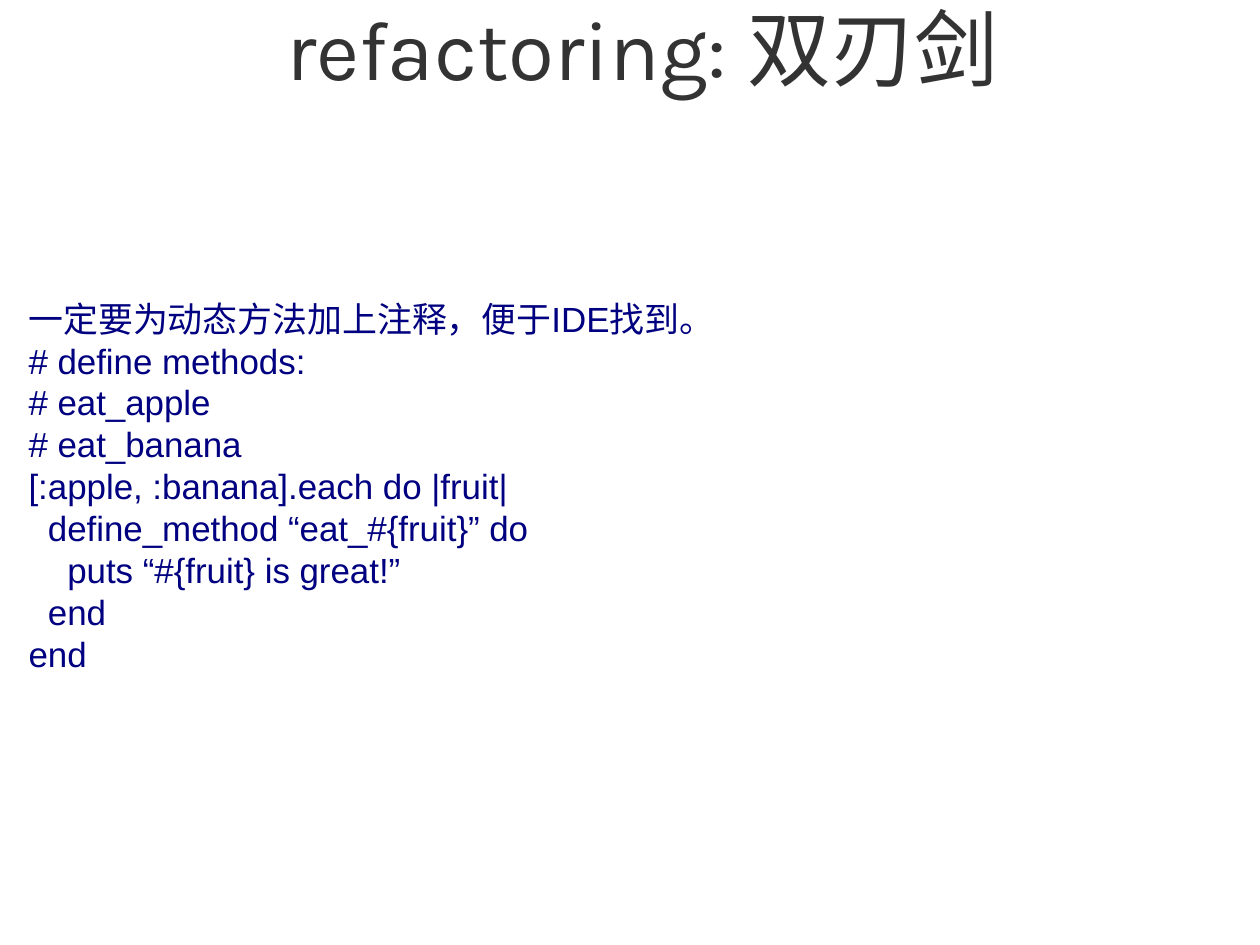
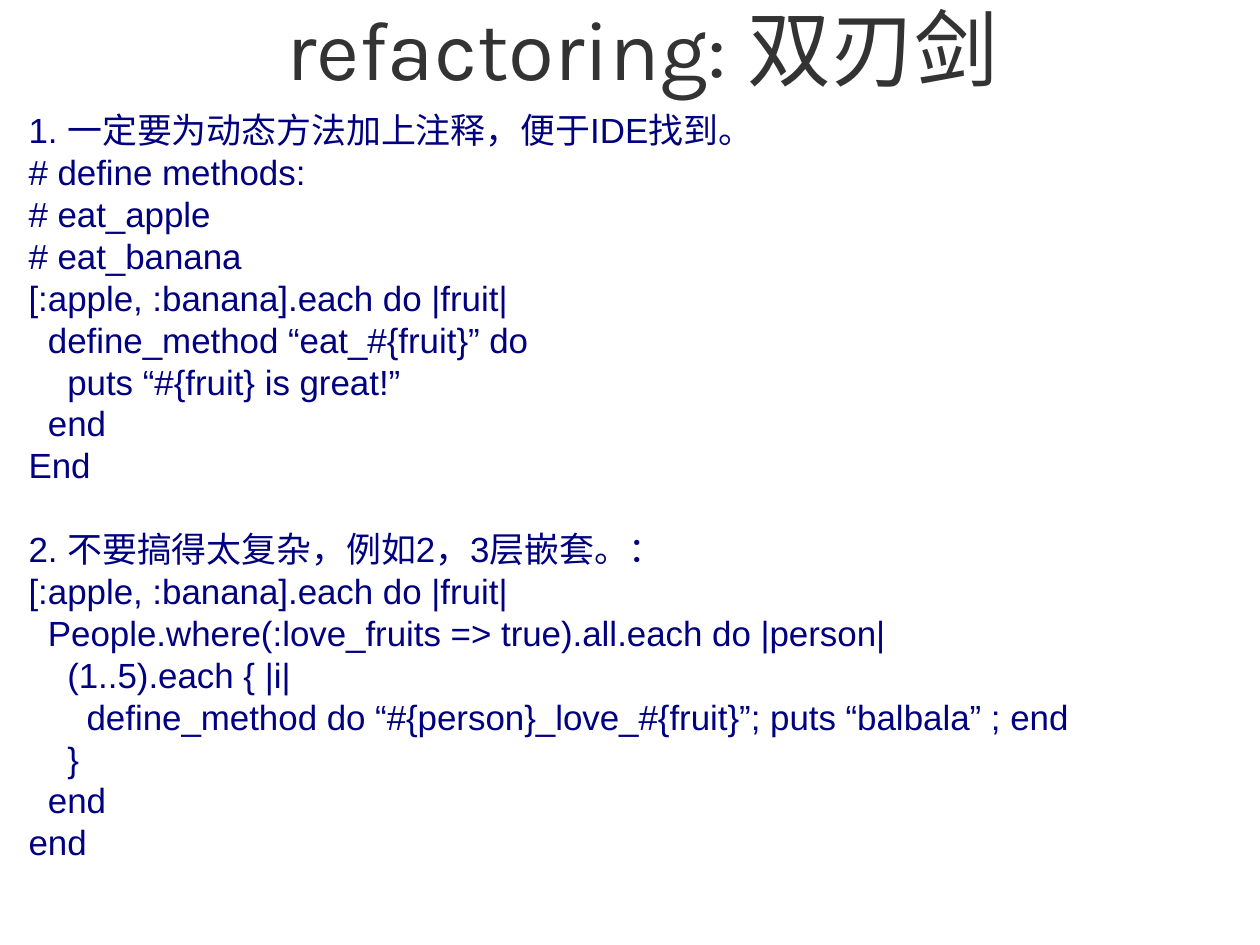
Before and after one commit to sg552/meta_ruby, a slide deck: slide 9 of meta_programming_ruby.odp. Drawn at 1260x945 pixels with LibreOffice and Linux fonts; fonts in the diff are those of the drawing; background and template pictures are left out. Boxes give left, top, right and bottom in pixels: in the first picture for what was removed or moved away, otherwise in the second. Text is boxed around its words. In the diff, an @@ line names an element or a change of style, - is before the commit and + after.

```diff
--- a/meta_programming_ruby.odp
+++ b/meta_programming_ruby.odp
@@ subtitle at (29, 113, 753, 147): text changed @@
-一定要为动态方法加上注释，便于IDE找到。
+1. 一定要为动态方法加上注释，便于IDE找到。
@@ subtitle at (29, 452, 1068, 737): paragraphs added @@
+End
+2. 不要搞得太复杂，例如2，3层嵌套。：
+[:apple, :banana].each do |fruit|
+People.where(:love_fruits => true).all.each do |person|
+(1..5).each { |i|
+define_method do “#{person}_love_#{fruit}”; puts “balbala” ; end
+}
@@ subtitle at (29, 829, 87, 856): paragraph added @@
+end
```
Also in this commit, not shown: 8 other slides changed, 12 slides added, 3 slides removed, 2 other files.
